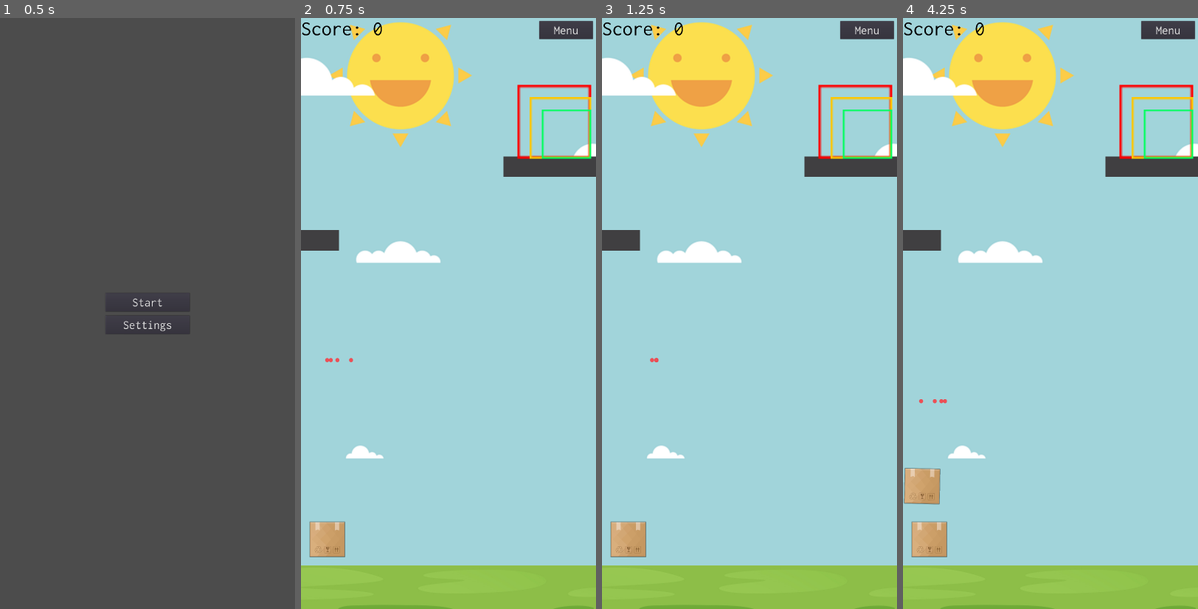
Above: before the commit, frames 1-4 (left to right).
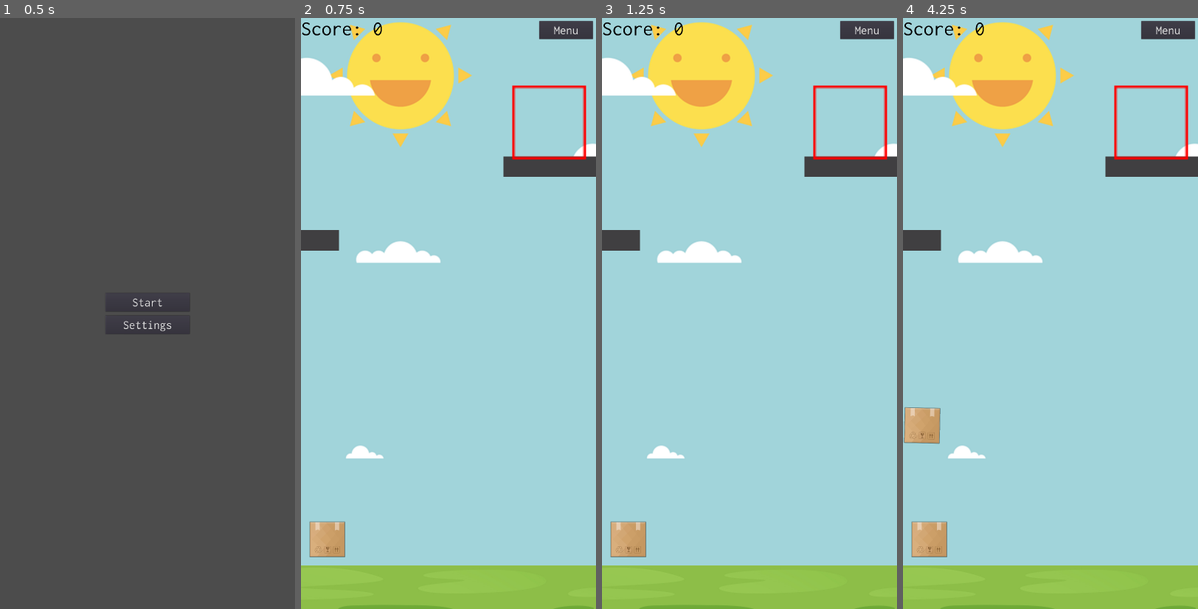
Above: after the commit, the same moments.

Repository: yakoup46/mygame
Game: Godot game, scene res://UI.tscn
The game is run twice, just before and just after one commit, with the same random seed, the same clock (stepped at 60 frames per second) and the same inputs.
Inputs (mouse positions are in pixels of both pictures, inside the frame that each line leads up to):
- Up to frame 1 (0.5 s): no input
- Up to frame 2 (0.75 s): click "Start" at 0.5 s
- Up to frame 3 (1.25 s): no input
- Up to frame 4 (4.25 s): click "Menu" at 1.25 s; click "Reset" at 2 s; tap Enter at 2.75 s; move the mouse to (1115, 283) at 2.77 s; click (1115, 283) at 2.92 s; drag from (991, 343) to (929, 538) at 3.52 s

Frame 1 is identical in both runs. In frame 2, 1.3% of the frame differs, in the area x 8-99%, y 11-59%; in frame 3, 1.3%; in frame 4, 2.8%, in the area x 0-99%, y 11-83%.

Commit message:
some cool stuff

Diff:
--- a/Box/RigidBody2D.gd
+++ b/Box/RigidBody2D.gd
@@ -27,7 +27,7 @@
 			#var extra = 2000 + ((1 - (window.x/float(1440))) * 2000)
 			#print(extra)
 
-				apply_central_impulse(Vector2(dir.x, -sqrt(abs(dir.y*(2000)))))
+				apply_central_impulse(Vector2(dir.x, -sqrt(abs(dir.y*(8000)))))
 				angular_velocity = dir.normalized().x
 
 func _physics_process(delta):
--- a/ColorRect.gd
+++ b/ColorRect.gd
@@ -1,7 +1,31 @@
 extends ColorRect
+
+var start = OS.get_ticks_msec()
+
+var change = 0.005
+var current = 0.2
 
 func _ready():
 	#screen
 	#margin_right =
 	#margin_bottom =
+	set_physics_process(false)
 	pass
+
+func _physics_process(delta):
+	var time = OS.get_ticks_msec() - start
+	var alpha = easeOut(time, current, change, 250)
+
+	print(alpha)
+
+	if (time < 2000):
+		color = ColorN("red", alpha)
+	else:
+		start = OS.get_ticks_msec()
+		current = alpha
+		change *= -1
+
+func easeOut(t, b, c, d):
+	t /= float(d)
+
+	return c * t*(t-2) + b
--- a/Game.gd
+++ b/Game.gd
@@ -36,11 +36,11 @@
 		if inRed:
 			score = 1
 
-		if inYellow:
-			score = 2
+		#if inYellow:
+			#score = 2
 
-		if inGreen:
-			score = 3
+		#if inGreen:
+			#score = 3
 
 		$Score.text = str("Score: ", score)
 
@@ -50,6 +50,14 @@
 		currentBox.get_node("RigidBody2D/CollisionShape2D").disabled = true
 		boxes.append(currentBox)
 		add_child(currentBox)
+
+	if (score == 1):
+		$LandingZone.get_node("Red").visible = false
+		$Playground.visible = true
+
+	if (score == 0):
+		$LandingZone.get_node("Red").visible = true
+		$Playground.visible = false
 
 func isInside(area, box):
 	var boxPos = box.global_position
--- a/Game.tscn
+++ b/Game.tscn
@@ -60,7 +60,7 @@
 z_index = 1
 
 [node name="LandingZone" parent="." instance=ExtResource( 7 )]
-position = Vector2( 1236.03, 505.837 )
+position = Vector2( 1211.09, 508.841 )
 
 [node name="Block2" parent="." instance=ExtResource( 5 )]
 position = Vector2( -30.9737, 1083.61 )
@@ -74,5 +74,5 @@
 text = "Score: 3"
 
 [node name="Playground" parent="." instance=ExtResource( 9 )]
-position = Vector2( 33.127, 833.696 )
+position = Vector2( 1046.93, 674.276 )
 z_index = 1
--- a/LandingZone.tscn
+++ b/LandingZone.tscn
@@ -28,6 +28,7 @@
 
 [node name="Yellow" type="Area2D" parent="."]
 editor/display_folded = true
+visible = false
 position = Vector2( 30, 30 )
 
 [node name="YellowBox" type="Sprite" parent="Yellow"]
@@ -39,6 +40,7 @@
 
 [node name="Green" type="Area2D" parent="."]
 editor/display_folded = true
+visible = false
 position = Vector2( 60, 60 )
 
 [node name="GreenBox" type="Sprite" parent="Green"]
--- a/Playground.gd
+++ b/Playground.gd
@@ -13,13 +13,6 @@
 
 var spritesDone = 0
 
-var positions = [
-	Vector2(200, 0),
-	Vector2(0, 200),
-	Vector2(-200, 0),
-	Vector2(0, -200)
-]
-
 var atPos = 0
 
 export (int) var number_of_dots = 5
@@ -27,62 +20,81 @@
 var dots = []
 
 func _ready():
-	for d in number_of_dots:
-		var node = TweenNode.new(texture, position)
+	for i in range(0, number_of_dots):
+		var node = TweenNode.new(texture, position, i)
+		node.delay = i * 150
 
 		dots.append(node)
 		add_child(node.sprite)
 
-	set_state()
+		#set_state(node)
 
 func _physics_process(delta):
-	for i in range(0, dots.size()):
+
+	for i in range(0, number_of_dots):
 		var dot = dots[i]
 
-		tween(dot, 250 * (i + 1), funcref(self, "easeOut"), funcref(self, "progress"), funcref(self, "complete"))
+		dot.move_to(delta)
 
+	#print("MOVED")
 
 func easeOut(t, b, c, d):
 	t /= float(d)
 
 	return -c * t*(t-2) + b
 
-func set_state():
-	start = dots[0].sprite.position
-	startTime = OS.get_ticks_msec()
-	change = positions[atPos]
+func linear(t, b, c, d):
+	return c*t/float(d) + b;
+
+func set_state(obj):
+	#start = dots[0].sprite.position
+	#startTime = OS.get_ticks_msec()
+	#change = positions[atPos]
+
+	#obj.start = obj.sprite.position
+	#obj.change = positions[obj.atPos]
+	#obj.startTime = OS.get_ticks_msec()
+
+	#obj.atPos += 1
+
+	#if (obj.atPos > 3):
+	#	obj.atPos = 0
+	pass
 
 func progress():
 	pass
 
 func complete(obj):
-	obj.tween_running = false
+	obj.delay = 0
+	set_state(obj)
 
-	var running = false
-
-	for d in dots:
-		if (d.tween_running == true):
-			running = true
-			break
-
-	if (!running):
-		atPos += 1
-
-		if (atPos > 3):
-			atPos = 0
-
-		set_state()
-
-		for d in dots:
-			d.tween_running = true
+#	obj.tween_running = false
+#
+#	var running = false
+#
+#	for d in dots:
+#		if (d.tween_running == true):
+#			running = true
+#			break
+#
+#	if (!running):
+#		atPos += 1
+#
+#		if (atPos > 3):
+#			atPos = 0
+#
+#		set_state()
+#
+#		for d in dots:
+#			d.tween_running = true
 
 func tween(obj, duration, easingFunc, onProgress, onComplete):
-	var time = OS.get_ticks_msec() - startTime
+	var time = OS.get_ticks_msec() - obj.startTime
 
 	if (time < duration):
-		obj.sprite.position = easingFunc.call_func(time, start, change, duration)
+		obj.sprite.position = easingFunc.call_func(time, obj.start, obj.change, duration)
 		onProgress.call_func()
 	else:
 		time = duration
-		obj.sprite.position = easingFunc.call_func(time, start, change, duration)
+		obj.sprite.position = easingFunc.call_func(time, obj.start, obj.change, duration)
 		onComplete.call_func(obj)
--- a/Playground.tscn
+++ b/Playground.tscn
@@ -1,9 +1,18 @@
-[gd_scene load_steps=3 format=2]
+[gd_scene load_steps=4 format=2]
 
 [ext_resource path="res://Playground.gd" type="Script" id=1]
 [ext_resource path="res://red_circle.png" type="Texture" id=2]
+[ext_resource path="res://ColorRect.gd" type="Script" id=3]
 
 [node name="Playground" type="Node2D"]
+position = Vector2( 587.689, 486.951 )
 script = ExtResource( 1 )
 texture = ExtResource( 2 )
-number_of_dots = 4
+number_of_dots = 8
+
+[node name="ColorRect" type="ColorRect" parent="."]
+visible = false
+margin_right = 200.0
+margin_bottom = 200.0
+color = Color( 1, 0, 0, 0.12549 )
+script = ExtResource( 3 )
--- a/TweenNode.gd
+++ b/TweenNode.gd
@@ -4,12 +4,40 @@
 
 var tween_running = true
 var sprite
+var delay
+var last
+var change
+var startTime = 0
+var atPos = 0
+var offset
+
+var positions = [
+	Vector2(0, -350),
+	Vector2(350, -350),
+	Vector2(350, 0),
+	Vector2(0, 0)
+]
 
 # Constants
 
 # Enums
 
-func _init(texture, position):
+
+func _init(texture, position, i):
 	sprite = Sprite.new()
 	sprite.texture = texture
-	sprite.global_position = position
+	sprite.position = Vector2(0, i * -50)
+
+func move_to(d):
+	var distance = sprite.position.distance_to(positions[atPos])
+	var direction = sprite.position.direction_to(positions[atPos])
+
+	if (distance > 3):
+		sprite.position += direction * d * 750
+	else:
+		sprite.position = positions[atPos]
+
+		atPos += 1
+
+		if (atPos > 3):
+			atPos = 0
